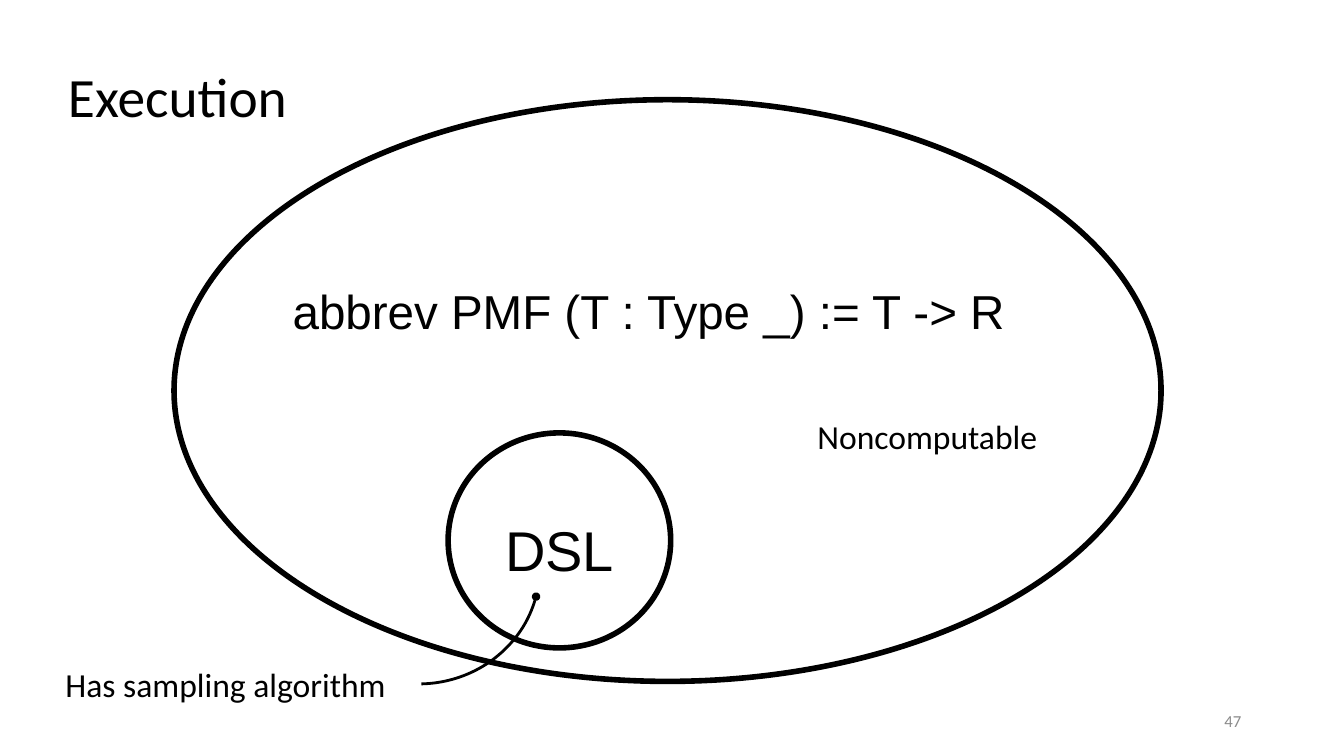
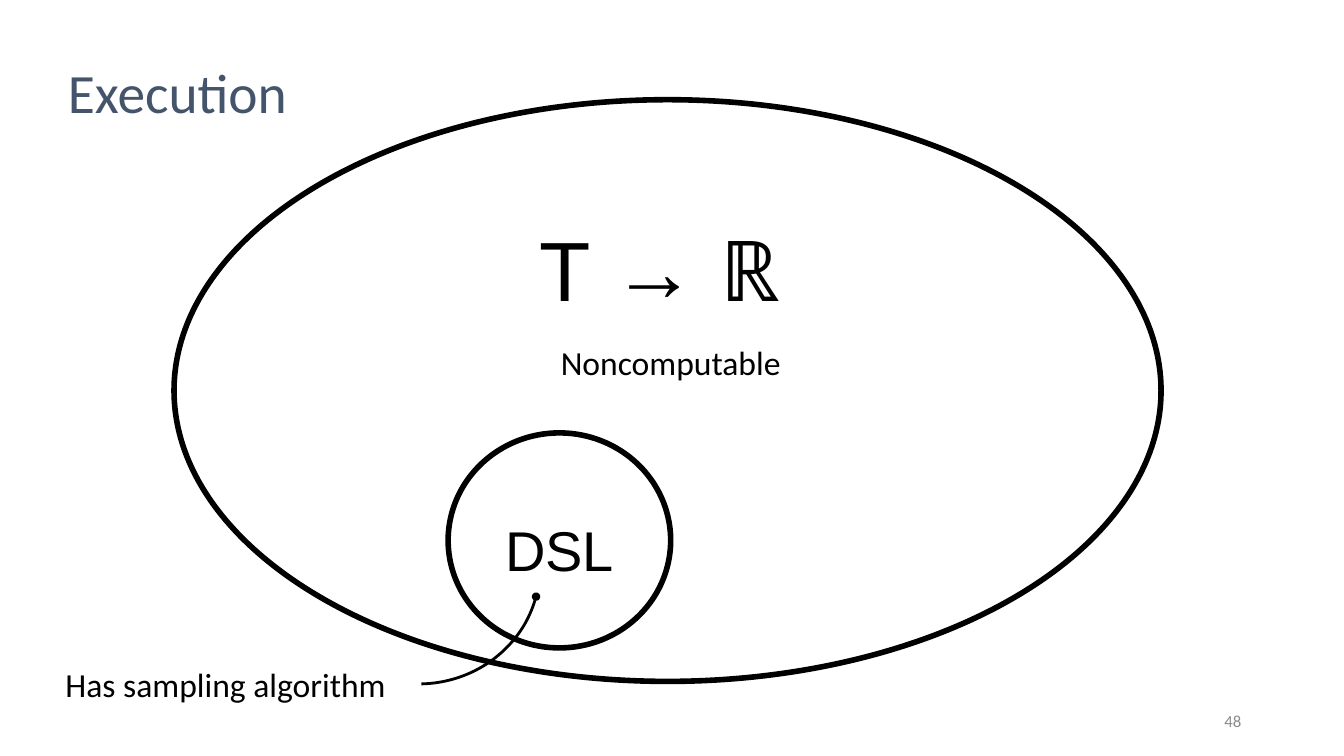
Before and after one commit to markusdemedeiros/markusdemedeiros.github.io, a slide deck: slide 48 of PLDI25 SampCert.pptx (slide 47 before the commit). Drawn at 1344x756 pixels with LibreOffice and Linux fonts; fonts in the diff are those of the drawing; background and template pictures are left out. Boxes give left, top, right and bottom in pixels: in the first picture for what was removed or moved away, otherwise in the second. Text is boxed around its words. In the diff, an @@ line names an element or a change of style, - is before the commit and + after.

```diff
--- a/PLDI25 SampCert.pptx
+++ b/PLDI25 SampCert.pptx
@@ text "Execution" at bbox=[68, 74, 287, 114]: text colour #000000 to #44546A; line spacing 0.9 to 0.7 @@
@@ text at bbox=[540, 241, 780, 301]: text changed; size 34 to 60 pt @@
-abbrev PMF (T : Type _) := T -> R
+T → ℝ
@@ text "Noncomputable": place and size @@
-text "Noncomputable" at bbox=[817, 425, 1037, 455]
+text "Noncomputable" at bbox=[561, 351, 781, 381]
@@ page number at bbox=[1224, 715, 1241, 727]: text changed @@
-47
+48
```
Also in this commit, not shown: 44 other slides changed, 1 slide added.
